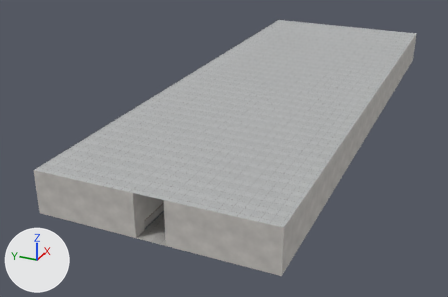
An edit to the glTF model assets/campus_q0/scenes/dorm4.glb, drawn before and after from the same camera.
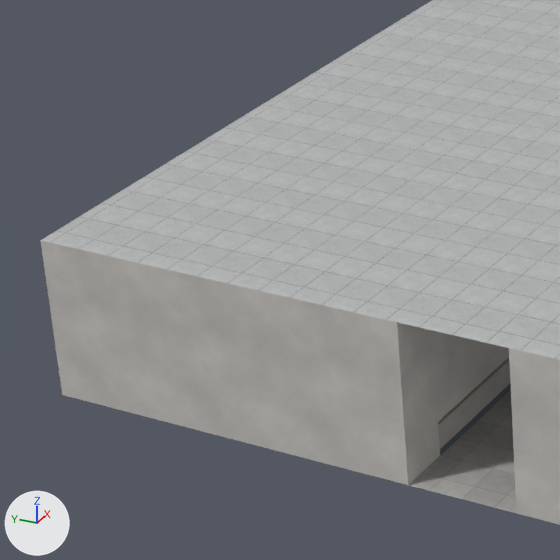
There are two pictures of each version: one whole from a camera (50 mm lens) standing at (-48.0, -16.4, 19.8) and looking at (-3.6, 3.6, -2.4), one close up on the part from 5% to 40% of the width and 35% to 87% of the height. The lights are fixed; the arrows at lower left show +X, +Y and +Z. The first two pictures are the older version. Where no turn or scale is listed for an object, it has been applied to the vertices. Vertices at exactly the same position are counted once.

Names of what the first close-up shows: 'dorm4_m0', 'dorm4_m1', 'dorm4_m2' and 2 more.
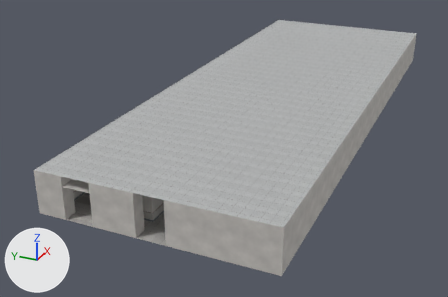
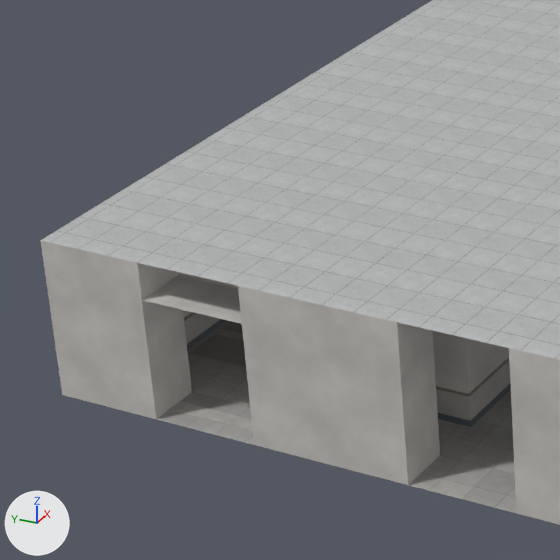
Location of each change, [x1, y1, x2, y2] in pixels of the close-ups (560 x 560 px):
part 1 of me_mesh_34, cut back
    after: [135, 262, 473, 421]
'dorm4_m5', unchanged, uncovered by the edit
    after: [187, 321, 247, 371]

The change, as a list of edits to the scene's bpy script:
```text
Change me_mesh_34:
    used by ob_dorm4_m2; location = (0.0, 0.0, 0.0)
    remove me_mesh_34.from_pydata(...)  # 817 vertices, 1264 faces; spans x -22.0..22.0, y -8.0..8.0, z 0.0..3.0
    add me_mesh_34.from_pydata(...)  # 847 vertices, 1316 faces; spans x -22.0..22.0, y -8.0..8.0, z 0.0..3.0
    me_mesh_34 part 1: 4 vertices moved from x -21.0, y 2.0, z 0.1..0.6 to x -21.0..-20.0, y 2.0..6.0, z 0.1..0.6; 4 vertices removed from x -21.0, y 2.0, z 0.0..3.0; 35 vertices added at x -22.0..-20.0, y 1.0..6.0, z 0.0..3.0
    other edits to the shape of me_mesh_34 do not show in these pictures
```
